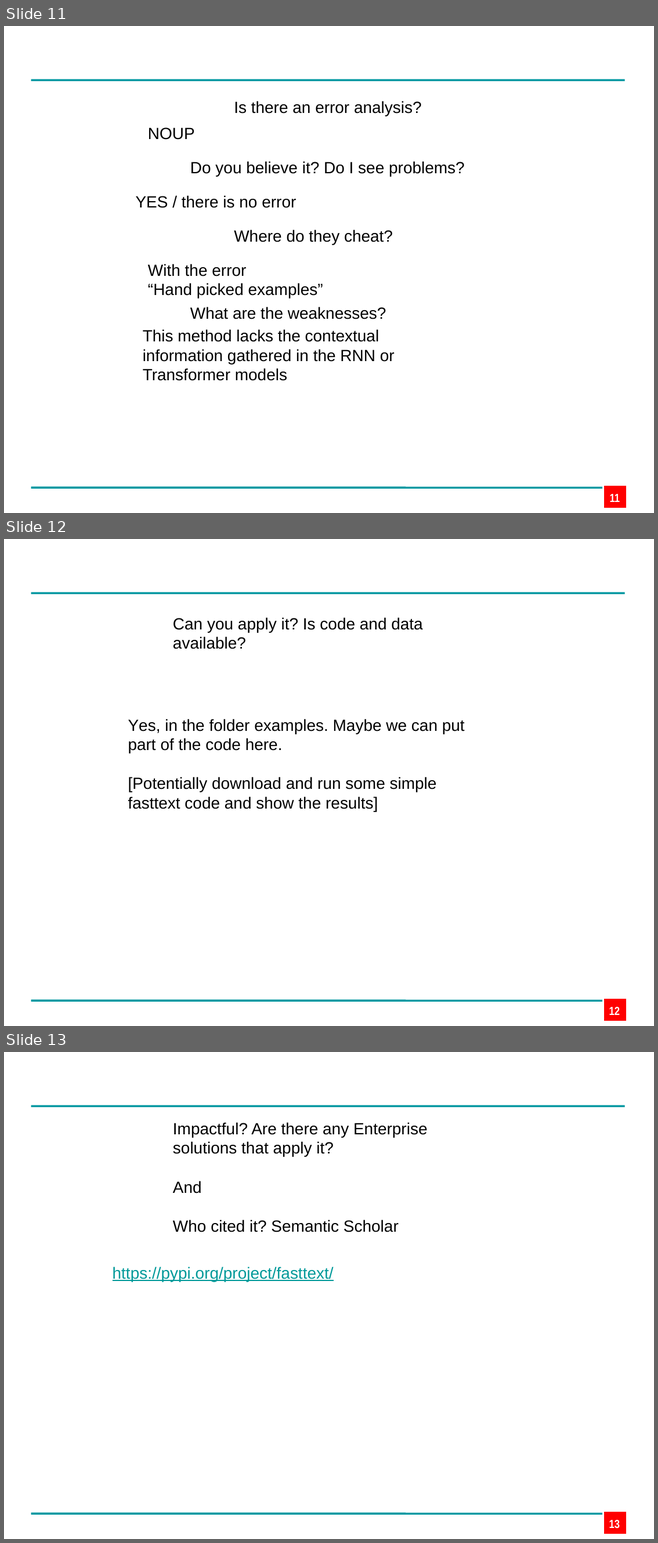
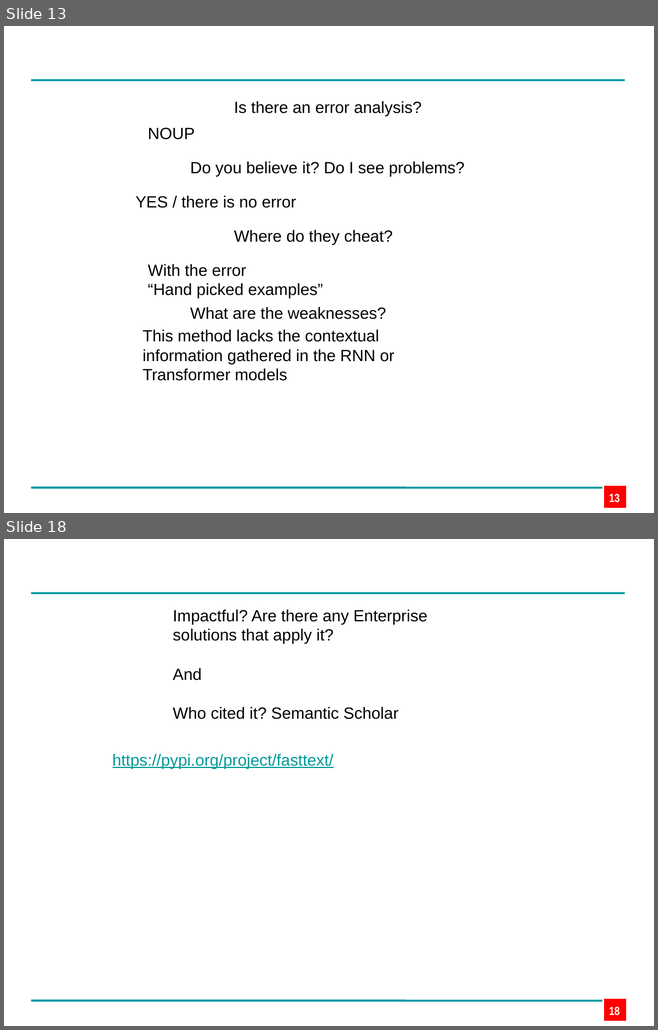
Before and after one commit to edpape007/NLP, a slide deck: Presentation_Subword.pptx. Shown one above the other, each under a label of ours: slides 11, 12 and 13 before the commit, slides 13 and 18 after it; the slides between them are not shown. The pictures are 658x1543 and 658x1030 pixels, drawn with LibreOffice and Linux fonts; fonts in the diff are those of the drawing; background and template pictures are left out. Boxes give left, top, right and bottom in pixels: in the first picture for what was removed or moved away, otherwise in the second. Text is boxed around its words. In the diff, an @@ line names an element or a change of style, - is before the commit and + after.

Commit message:
examples for nlp

```diff
--- a/Presentation_Subword.pptx
+++ b/Presentation_Subword.pptx
@@ slide 12 removed at (4,539,654,1026), background #FFFFFF; not listed: 3 template elements that a slide beside it also shows @@
@@ text removed at (173,617,422,649) @@
-Can you apply it? Is code and data available?
@@ text removed at (128,719,465,812) @@
-Yes, in the folder examples. Maybe we can put part of the code here.
-[Potentially download and run some simple fasttext code and show the results]
@@ page number removed at (609,1007,619,1015) @@
-12
@@ what was slide 11 is now slide 13 @@
@@ page number at (609,494,619,503): text changed @@
-11
+13
@@ what was slide 13 is now slide 18 @@
@@ page number at (609,1007,619,1016): text changed @@
-13
+18
```
Also in this commit, not shown: 1 slide changed, 8 slides added, 2 other slides removed, 55 other files.
